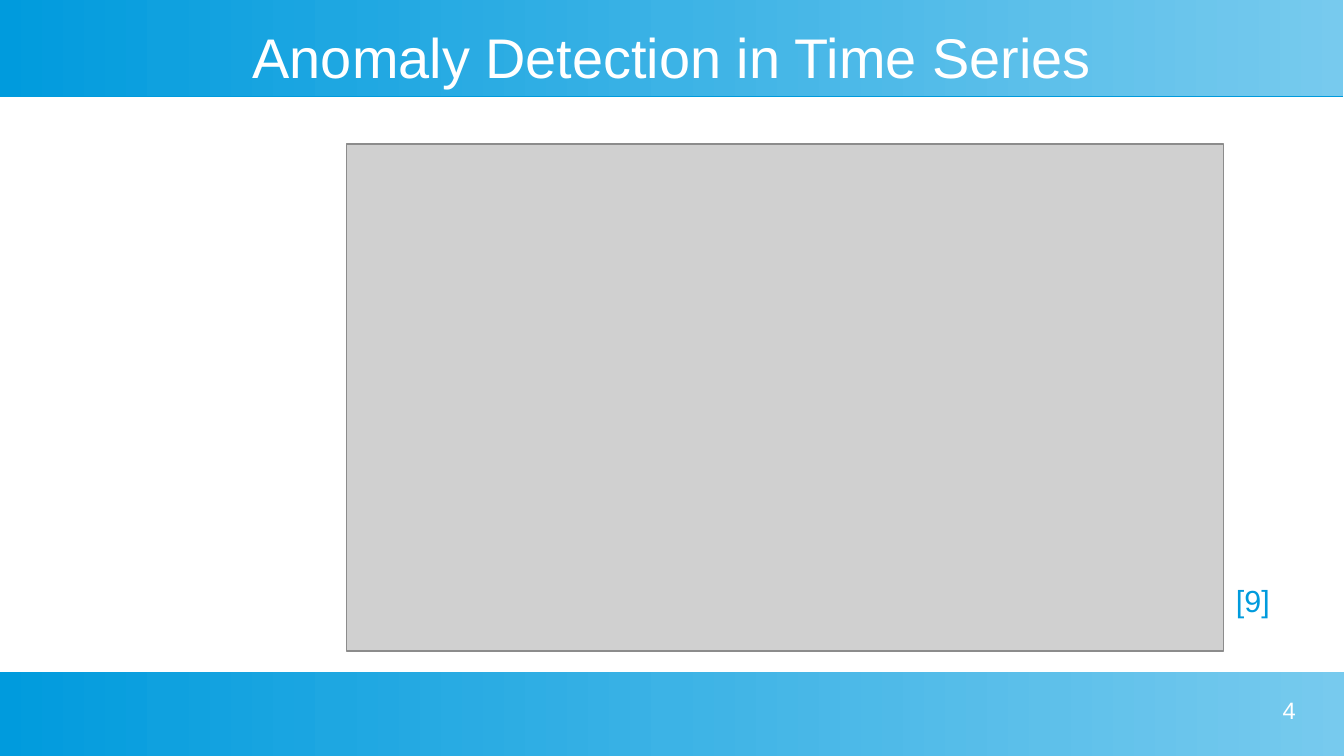
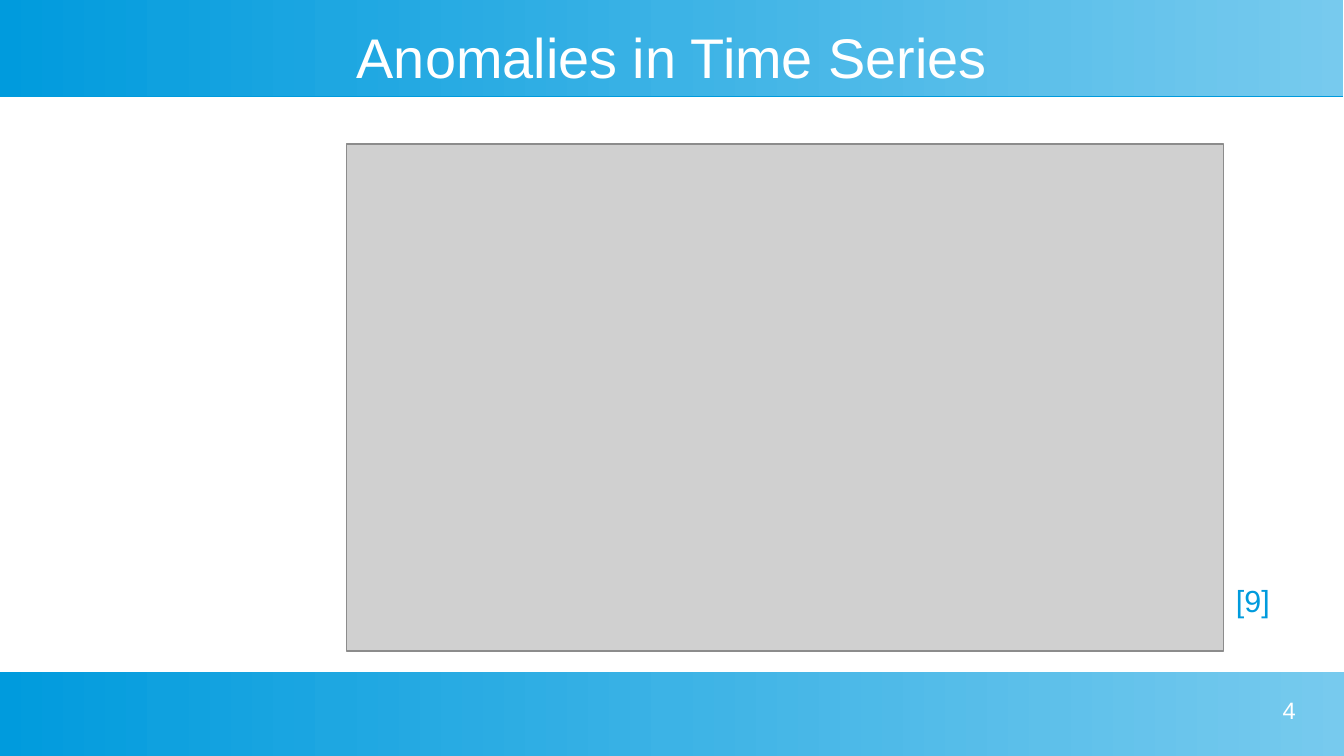
Before and after one commit to johanneshoelker/Smart-Systems-Paper, a slide deck: slide 4 of Presentation/Kolloq.odp. Drawn at 1344x756 pixels with LibreOffice and Linux fonts; fonts in the diff are those of the drawing; grey boxes stand for pictures. Boxes give left, top, right and bottom in pixels: in the first picture for what was removed or moved away, otherwise in the second. Text is boxed around its words. In the diff, an @@ line names an element or a change of style, - is before the commit and + after.

```diff
--- a/Presentation/Kolloq.odp
+++ b/Presentation/Kolloq.odp
@@ title at [357, 37, 987, 79]: text changed @@
-Anomaly Detection in Time Series
+Anomalies in Time Series
```
Also in this commit, not shown: 4 other slides changed, 1 slide added, 3 other files.
